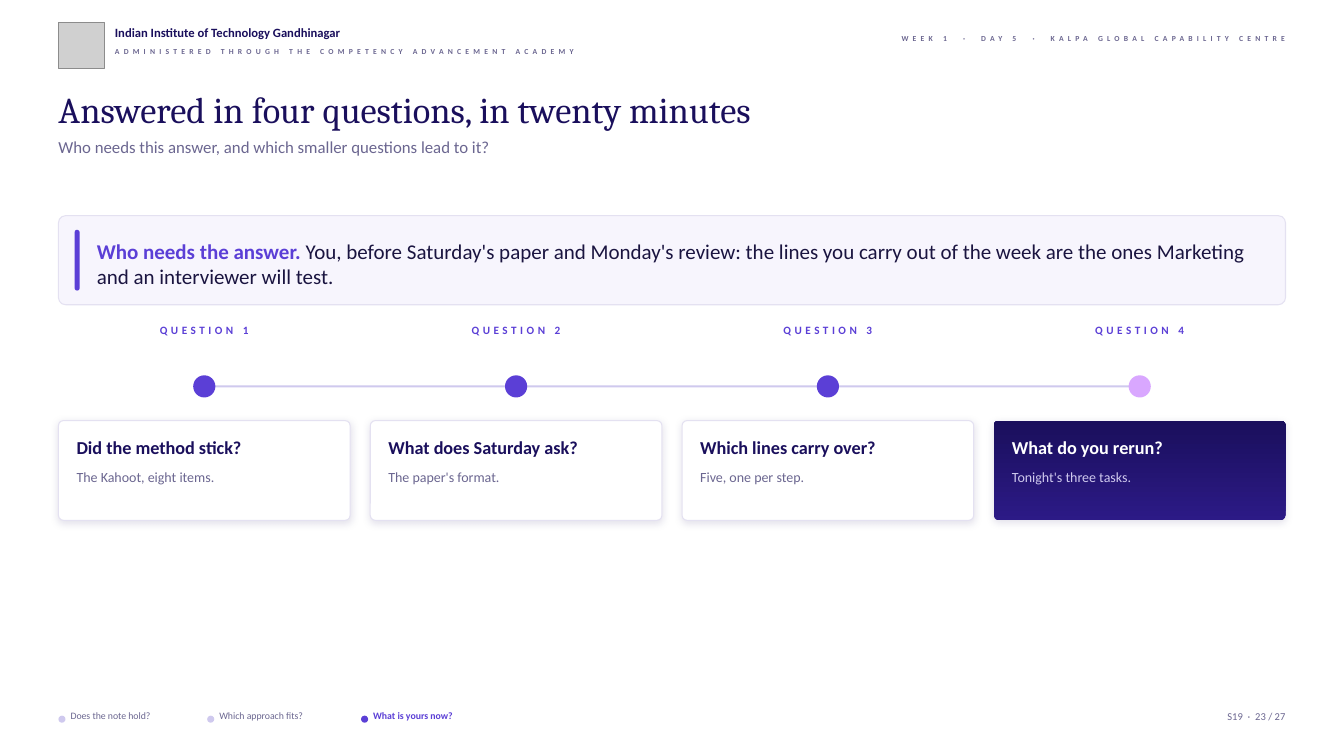
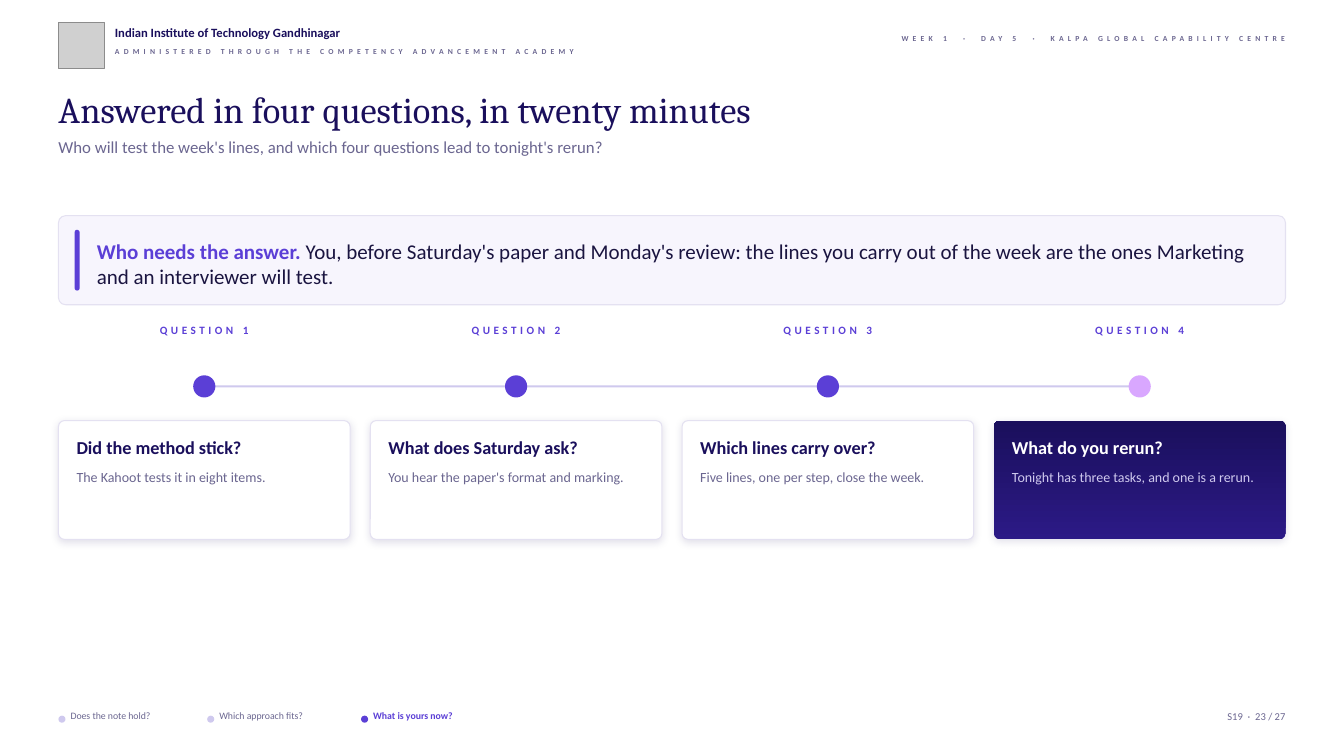
Before and after one commit to fde-academy-lab/c2-content-factory, a slide deck: slide 23 of content/W01/D5/slides/C2_W01_D05_rehearsal_STUDENT.pptx. Drawn at 1344x756 pixels with LibreOffice and Linux fonts; fonts in the diff are those of the drawing; grey boxes stand for pictures; background and template pictures are left out. Boxes give left, top, right and bottom in pixels: in the first picture for what was removed or moved away, otherwise in the second. Text is boxed around its words. In the diff, an @@ line names an element or a change of style, - is before the commit and + after.

```diff
--- a/content/W01/D5/slides/C2_W01_D05_rehearsal_STUDENT.pptx
+++ b/content/W01/D5/slides/C2_W01_D05_rehearsal_STUDENT.pptx
@@ text at (58, 141, 602, 156): text changed @@
-Who needs this answer, and which smaller questions lead to it?
+Who will test the week's lines, and which four questions lead to tonight's rerun?
@@ rounded rectangle: place and size @@
-rounded rectangle at (58, 420, 350, 520)
+rounded rectangle at (58, 420, 350, 539)
@@ rounded rectangle: place and size @@
-rounded rectangle at (370, 420, 661, 520)
+rounded rectangle at (370, 420, 661, 539)
@@ rounded rectangle: place and size @@
-rounded rectangle at (683, 420, 974, 520)
+rounded rectangle at (683, 420, 974, 539)
@@ rounded rectangle: place and size @@
-rounded rectangle at (994, 420, 1286, 520)
+rounded rectangle at (994, 420, 1286, 539)
@@ text at (77, 472, 266, 485): text changed @@
-The Kahoot, eight items.
+The Kahoot tests it in eight items.
@@ text at (388, 472, 624, 485): text changed @@
-The paper's format.
+You hear the paper's format and marking.
@@ text at (700, 472, 925, 484): text changed @@
-Five, one per step.
+Five lines, one per step, close the week.
@@ text at (1012, 472, 1254, 485): text changed @@
-Tonight's three tasks.
+Tonight has three tasks, and one is a rerun.
```
Also in this commit, not shown: 16 other slides changed, 4 other files.
